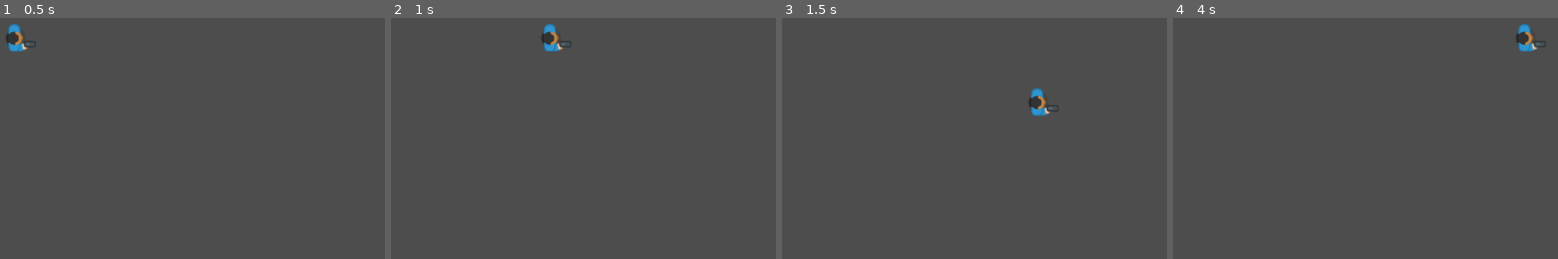
Above: before the commit, frames 1-4 (left to right).
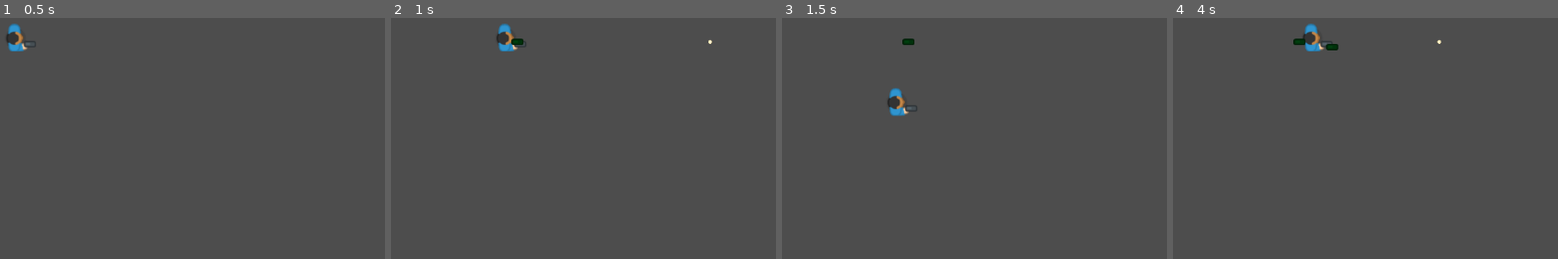
Above: after the commit, the same moments.

Repository: Suriya-K/godot_ultimate_2d_learning
Game: Godot game, scene res://scenes/levels/level.tscn
The game is run twice, just before and just after one commit, with the same random seed, the same clock (stepped at 60 frames per second) and the same inputs.
Inputs (mouse positions are in pixels of both pictures, inside the frame that each line leads up to):
- Up to frame 1 (0.5 s): no input
- Up to frame 2 (1 s): tap Enter at 0.5 s; move the mouse to (575, 30) at 0.52 s; press the mouse at (575, 30) at 0.53 s; hold D (right) from 0.53 s (still down); right-click (575, 30) at 0.8 s
- Up to frame 3 (1.5 s): move the mouse to (outside the picture) at 1.27 s; release D (right) at 1.28 s; release the mouse at (outside the picture) at 1.28 s; hold S (down) from 1.28 s (still down); right-click (outside the picture) at 1.35 s
- Up to frame 4 (4 s): click (outside the picture) at 1.55 s; move the mouse to (outside the picture) at 2.02 s; release S (down) at 2.03 s; press the mouse at (outside the picture) at 2.03 s; hold D (right) 2.03-2.78 s; right-click (outside the picture) at 2.3 s; tap Space at 2.75 s; move the mouse to (outside the picture) at 2.77 s; release the mouse at (outside the picture) at 2.78 s; hold W (up) 2.78-3.53 s; right-click (outside the picture) at 2.85 s; click (outside the picture) at 3.05 s; move the mouse to (1415, 114) at 3.52 s; press the mouse at (1415, 114) at 3.53 s; hold A (left) from 3.53 s (still down); right-click (1415, 114) at 3.8 s

Frame 1 is identical in both runs. In frame 2, 1.0% of the frame differs, in the area x 27-84%, y 2-14%; in frame 3, 1.0%; in frame 4, 1.1%, in the area x 31-97%, y 2-14%.

Commit message:
relearn basic spawning thing from another scene it pretty great

Diff:
--- a/scenes/levels/level.tscn
+++ b/scenes/levels/level.tscn
@@ -9,5 +9,7 @@
 [node name="player" parent="." instance=ExtResource("1_q8ttg")]
 position = Vector2(567, 304)
 
+[node name="projectiles" type="Node2D" parent="."]
+
 [connection signal="grenade" from="player" to="." method="_on_player_grenade"]
 [connection signal="laser" from="player" to="." method="_on_player_laser"]
--- a/scenes/players/player.tscn
+++ b/scenes/players/player.tscn
@@ -20,5 +20,16 @@
 
 [node name="grenade_timer" type="Timer" parent="."]
 
+[node name="bullet_start_position" type="Node2D" parent="."]
+
+[node name="Marker2D" type="Marker2D" parent="bullet_start_position"]
+position = Vector2(32, 10)
+
+[node name="Marker2D2" type="Marker2D" parent="bullet_start_position"]
+position = Vector2(32, 6)
+
+[node name="Marker2D3" type="Marker2D" parent="bullet_start_position"]
+position = Vector2(32, 14)
+
 [connection signal="timeout" from="gun_timer" to="." method="_on_gun_timer_timeout"]
 [connection signal="timeout" from="grenade_timer" to="." method="_on_grenade_timer_timeout"]
--- /dev/null
+++ b/scenes/projectiles/bullet.tscn
@@ -0,0 +1,18 @@
+[gd_scene load_steps=4 format=3 uid="uid://4sdcj6ytb2sm"]
+
+[ext_resource type="Script" path="res://scrpits/projectiles/bullet.gd" id="1_byvh6"]
+[ext_resource type="Texture2D" uid="uid://bhnlacxky7klu" path="res://graphics/Tiles/tile_132.png" id="1_wpw0m"]
+
+[sub_resource type="CircleShape2D" id="CircleShape2D_71a13"]
+radius = 20.0
+
+[node name="bullet" type="Area2D"]
+position = Vector2(1, 0)
+script = ExtResource("1_byvh6")
+
+[node name="Sprite2D" type="Sprite2D" parent="."]
+texture = ExtResource("1_wpw0m")
+
+[node name="CollisionShape2D" type="CollisionShape2D" parent="."]
+visible = false
+shape = SubResource("CircleShape2D_71a13")
--- /dev/null
+++ b/scenes/projectiles/grenade.tscn
@@ -0,0 +1,16 @@
+[gd_scene load_steps=3 format=3 uid="uid://fr65m5kesp4p"]
+
+[ext_resource type="Texture2D" uid="uid://b3gwj66gjxdyv" path="res://graphics/weapon_gun.png" id="1_5shap"]
+
+[sub_resource type="RectangleShape2D" id="RectangleShape2D_ojjon"]
+size = Vector2(18, 10)
+
+[node name="grenade" type="RigidBody2D"]
+gravity_scale = 0.0
+
+[node name="Sprite2D" type="Sprite2D" parent="."]
+modulate = Color(0, 0.635294, 0.145098, 1)
+texture = ExtResource("1_5shap")
+
+[node name="CollisionShape2D" type="CollisionShape2D" parent="."]
+shape = SubResource("RectangleShape2D_ojjon")
--- a/scrpits/levels/level.gd
+++ b/scrpits/levels/level.gd
@@ -1,10 +1,10 @@
 extends Node2D
 
-@onready var player = $player
-var test_scale: float = 1
+@onready var player: CharacterBody2D = $player
+var bullet_scenes: PackedScene = preload("res://scenes/projectiles/bullet.tscn")
+var grenade_scenes: PackedScene = preload("res://scenes/projectiles/grenade.tscn")
 
 func _ready():
-	test_scale = 2
 	pass # Replace with function body.
 
 
@@ -14,9 +14,15 @@
 
 
 
-func _on_player_laser():
-	print('laser from level')
+func _on_player_laser(marker_position: Vector2):
+	var bullet: Area2D = bullet_scenes.instantiate()
+	bullet.scale = Vector2(0.15,0.15)
+	bullet.position = marker_position
+	$projectiles.add_child(bullet)
 
 
-func _on_player_grenade():
-	print('greade from level')
+func _on_player_grenade(marker_position: Vector2):
+	var grenade: RigidBody2D = grenade_scenes.instantiate()
+	grenade.position = marker_position
+	$projectiles.add_child(grenade)
+	pass
--- a/scrpits/players/player.gd
+++ b/scrpits/players/player.gd
@@ -1,10 +1,11 @@
 extends CharacterBody2D
 
-signal laser
-signal grenade
+signal laser(maker_position: Vector2)
+signal grenade(maker_position: Vector2)
 
 @onready var gun_timer: Timer = $gun_timer
 @onready var grenade_timer: Timer = $grenade_timer
+@onready var bullet_markers: Array[Node] = $bullet_start_position.get_children()
 
 var gun_reload_timer: float = 0.75
 var grenade_reload_timer: float = 2.5
@@ -22,12 +23,14 @@
 	move_and_slide()
 
 	if Input.is_action_pressed("primary_action") and gun_can_shoot:
-		laser.emit()
+		var seleted_bullet: Node = bullet_markers[randi() % bullet_markers.size()]
+		laser.emit(seleted_bullet.global_position)
 		gun_can_shoot = false
 		gun_timer.start()
 
-	if Input.is_action_just_pressed("secondary_action") and grenade_can_shoot:
-		grenade.emit()
+	if Input.is_action_pressed("secondary_action") and grenade_can_shoot:
+		var seleted_bullet: Node = bullet_markers[randi() % bullet_markers.size()]
+		grenade.emit(seleted_bullet.global_position)
 		grenade_can_shoot = false
 		grenade_timer.start()
 
--- /dev/null
+++ b/scrpits/projectiles/bullet.gd
@@ -0,0 +1,7 @@
+extends Area2D
+
+var speed: int = 1000
+var direction: Vector2 = Vector2.RIGHT
+
+func _process(delta):
+	self.position += direction * speed * delta
